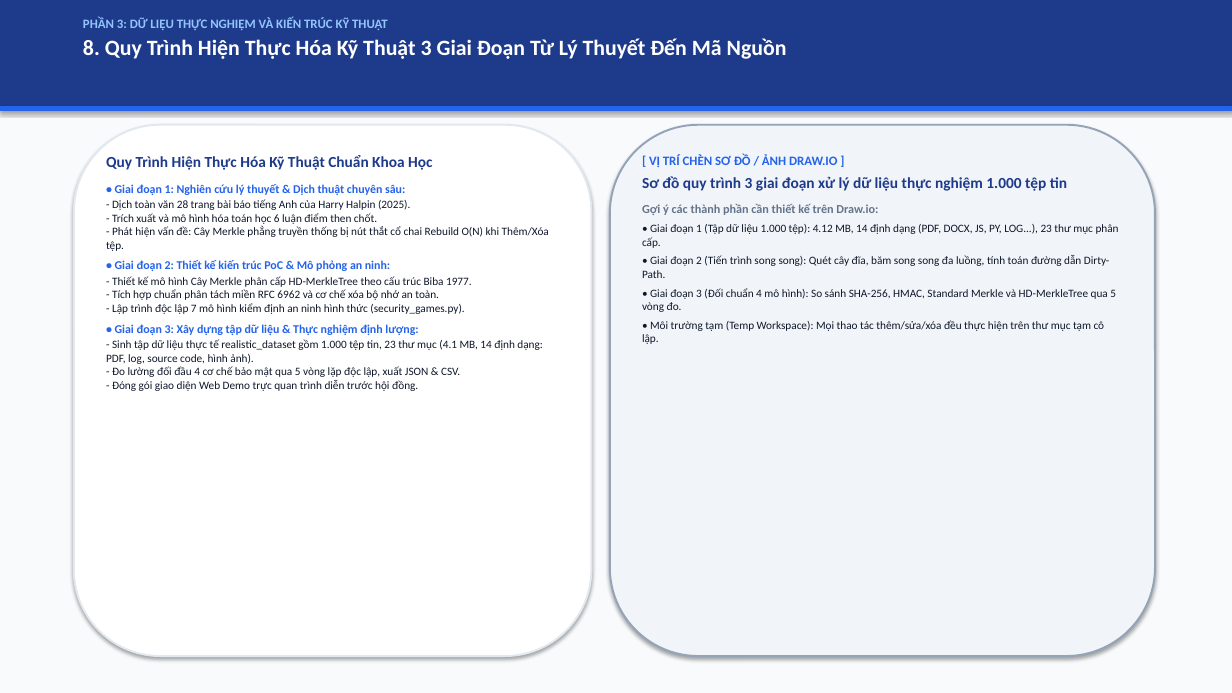
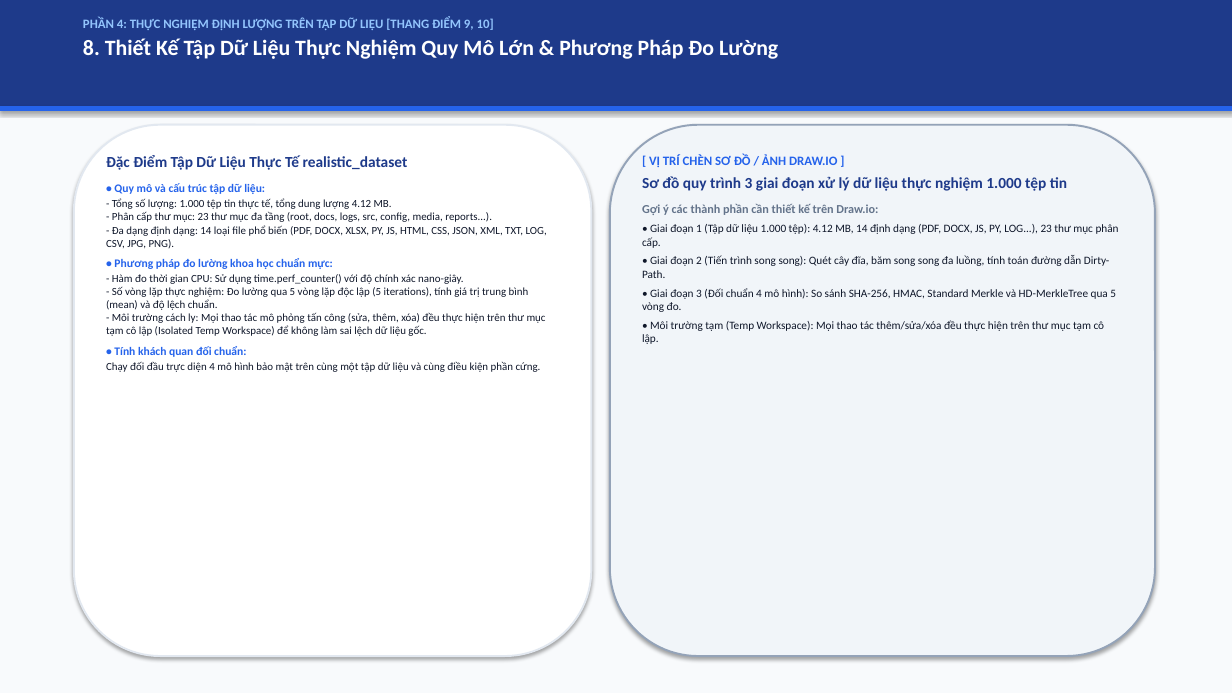
Before and after one commit to kietvo5924/ATBMHTTT_DT005_FileIntegrity, a slide deck: slide 9 of docs/Bao_Cao_Giua_Ky_DT05.pptx. Drawn at 1232x693 pixels with LibreOffice and Linux fonts; fonts in the diff are those of the drawing. Boxes give left, top, right and bottom in pixels: in the first picture for what was removed or moved away, otherwise in the second. Text is boxed around its words. In the diff, an @@ line names an element or a change of style, - is before the commit and + after.

Commit message:
fix: refactor slides for formal academic thesis defense, clean all temp capture scripts and images

```diff
--- a/docs/Bao_Cao_Giua_Ky_DT05.pptx
+++ b/docs/Bao_Cao_Giua_Ky_DT05.pptx
@@ text at [83,17,778,59]: text changed @@
-PHẦN 3: DỮ LIỆU THỰC NGHIỆM VÀ KIẾN TRÚC KỸ THUẬT
-8. Quy Trình Hiện Thực Hóa Kỹ Thuật 3 Giai Đoạn Từ Lý Thuyết Đến Mã Nguồn
+PHẦN 4: THỰC NGHIỆM ĐỊNH LƯỢNG TRÊN TẬP DỮ LIỆU [THANG ĐIỂM 9, 10]
+8. Thiết Kế Tập Dữ Liệu Thực Nghiệm Quy Mô Lớn & Phương Pháp Đo Lường
@@ text at [106,155,547,372]: text changed; size 8.8 to 8.5 pt @@
-Quy Trình Hiện Thực Hóa Kỹ Thuật Chuẩn Khoa Học
-• Giai đoạn 1: Nghiên cứu lý thuyết & Dịch thuật chuyên sâu:
-- Dịch toàn văn 28 trang bài báo tiếng Anh của Harry Halpin (2025).
-- Trích xuất và mô hình hóa toán học 6 luận điểm then chốt.
-- Phát hiện vấn đề: Cây Merkle phẳng truyền thống bị nút thắt cổ chai Rebuild O(N) khi Thêm/Xóa tệp.
-• Giai đoạn 2: Thiết kế kiến trúc PoC & Mô phỏng an ninh:
-- Thiết kế mô hình Cây Merkle phân cấp HD-MerkleTree theo cấu trúc Biba 1977.
-- Tích hợp chuẩn phân tách miền RFC 6962 và cơ chế xóa bộ nhớ an toàn.
-- Lập trình độc lập 7 mô hình kiểm định an ninh hình thức (security_games.py).
-• Giai đoạn 3: Xây dựng tập dữ liệu & Thực nghiệm định lượng:
-- Sinh tập dữ liệu thực tế realistic_dataset gồm 1.000 tệp tin, 23 thư mục (4.1 MB, 14 định dạng: PDF, log, source code, hình ảnh).
-- Đo lường đối đầu 4 cơ chế bảo mật qua 5 vòng lặp độc lập, xuất JSON & CSV.
-- Đóng gói giao diện Web Demo trực quan trình diễn trước hội đồng.
+Đặc Điểm Tập Dữ Liệu Thực Tế realistic_dataset
+• Quy mô và cấu trúc tập dữ liệu:
+- Tổng số lượng: 1.000 tệp tin thực tế, tổng dung lượng 4.12 MB.
+- Phân cấp thư mục: 23 thư mục đa tầng (root, docs, logs, src, config, media, reports...).
+- Đa dạng định dạng: 14 loại file phổ biến (PDF, DOCX, XLSX, PY, JS, HTML, CSS, JSON, XML, TXT, LOG, CSV, JPG, PNG).
+• Phương pháp đo lường khoa học chuẩn mực:
+- Hàm đo thời gian CPU: Sử dụng time.perf_counter() với độ chính xác nano-giây.
+- Số vòng lặp thực nghiệm: Đo lường qua 5 vòng lặp độc lập (5 iterations), tính giá trị trung bình (mean) và độ lệch chuẩn.
+- Môi trường cách ly: Mọi thao tác mô phỏng tấn công (sửa, thêm, xóa) đều thực hiện trên thư mục tạm cô lập (Isolated Temp Workspace) để không làm sai lệch dữ liệu gốc.
+• Tính khách quan đối chuẩn:
+Chạy đối đầu trực diện 4 mô hình bảo mật trên cùng một tập dữ liệu và cùng điều kiện phần cứng.
```
Also in this commit, not shown: 13 other slides changed, 4 slides added, 4 slides removed, 6 other files.
